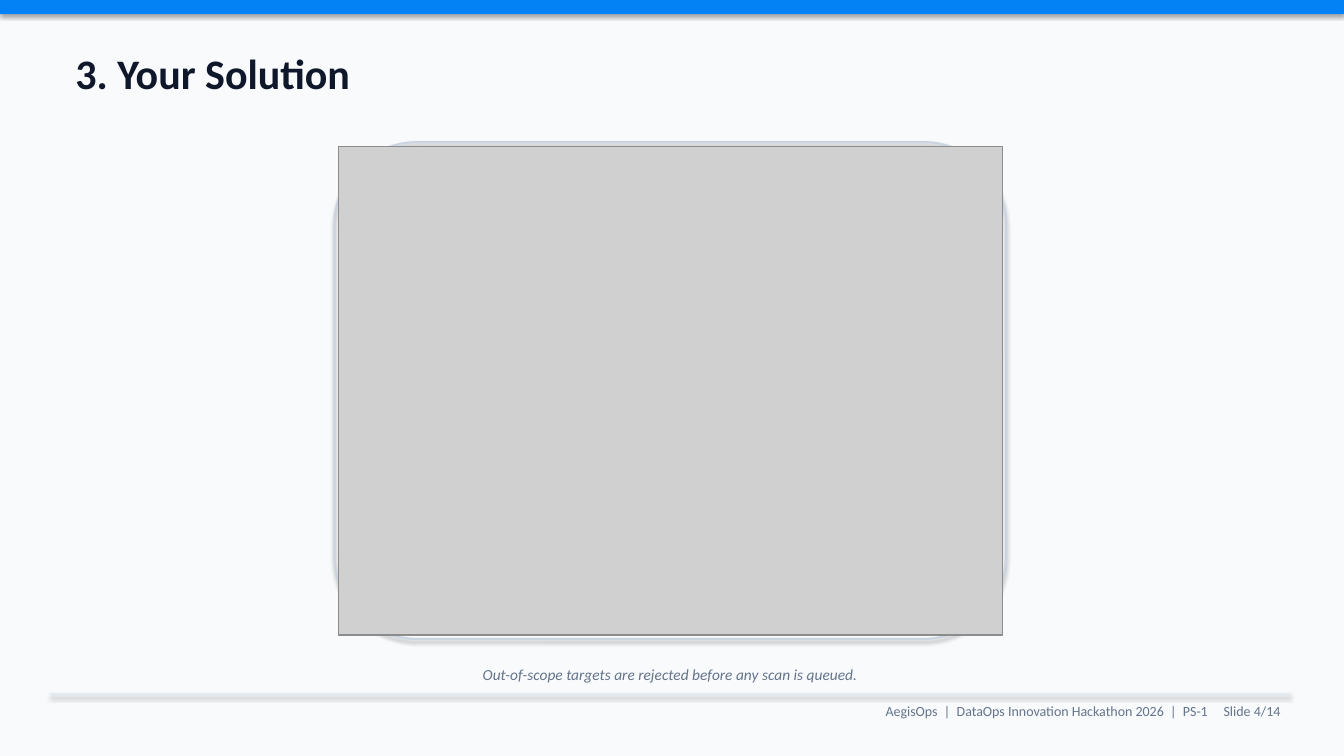
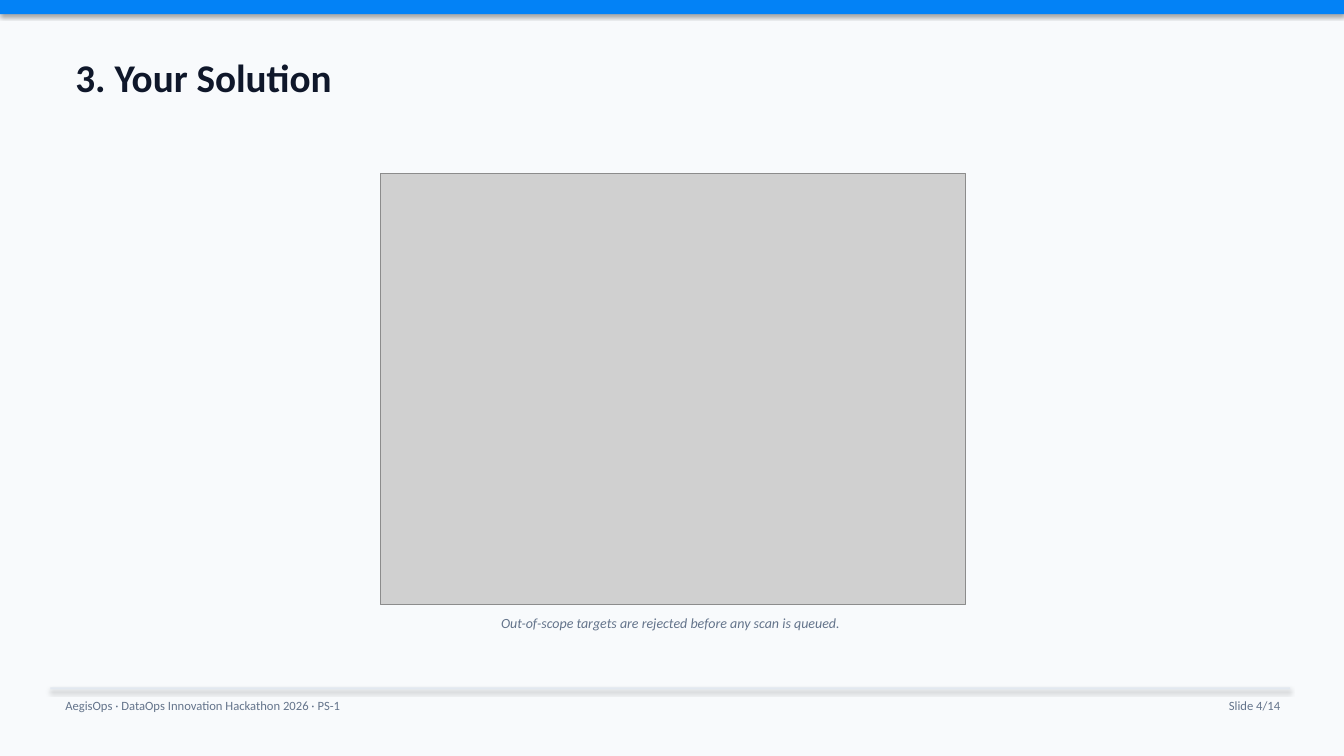
Before and after one commit to visshva-r/AegisOps, a slide deck: slide 4 of ppt/AegisOps_DataOps_Hackathon_2026.pptx. Drawn at 1344x756 pixels with LibreOffice and Linux fonts; fonts in the diff are those of the drawing; grey boxes stand for pictures. Boxes give left, top, right and bottom in pixels: in the first picture for what was removed or moved away, otherwise in the second. Text is boxed around its words. In the diff, an @@ line names an element or a change of style, - is before the commit and + after.

Commit message:
Fix PPT text overlap and spacing across all slides.

```diff
--- a/ppt/AegisOps_DataOps_Hackathon_2026.pptx
+++ b/ppt/AegisOps_DataOps_Hackathon_2026.pptx
@@ text "3. Your Solution" at bbox=[75, 64, 332, 93]: size 30 to 28 pt @@
@@ rounded rectangle removed at bbox=[335, 142, 1006, 639] @@
@@ picture: place and size @@
-picture at bbox=[339, 146, 1002, 635]
+picture at bbox=[380, 173, 966, 605]
@@ text "Out-of-scope targets are rejected before ...": place and size @@
-text "Out-of-scope targets are rejected before ..." at bbox=[483, 669, 857, 683]
+text "Out-of-scope targets are rejected before ..." at bbox=[501, 618, 840, 631]
@@ text "Out-of-scope targets are rejected before ..." at bbox=[501, 618, 840, 631]: size 11 to 10 pt @@
@@ rectangle: place and size @@
-rectangle at bbox=[50, 694, 1291, 696]
+rectangle at bbox=[50, 688, 1291, 690]
@@ text at bbox=[65, 701, 340, 712]: text changed; size 10 to 9 pt @@
-AegisOps | DataOps Innovation Hackathon 2026 | PS-1 Slide 4/14
+AegisOps · DataOps Innovation Hackathon 2026 · PS-1
@@ text added at bbox=[1229, 701, 1280, 710], 9 pt, text #64748B @@
+Slide 4/14
```
Also in this commit, not shown: 13 other slides changed, 1 other file.
